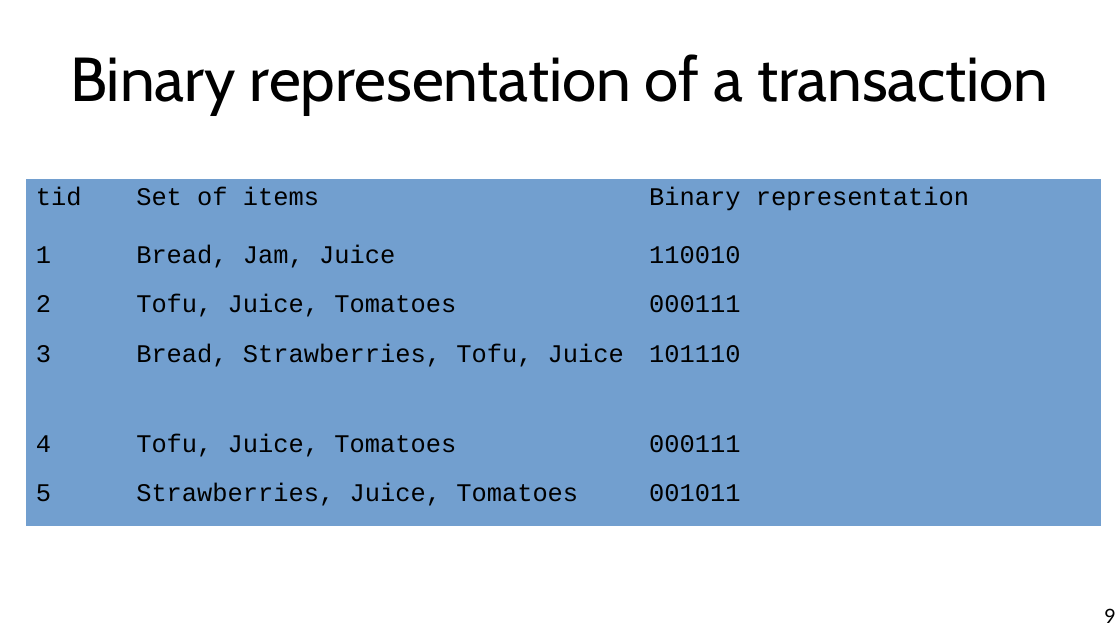
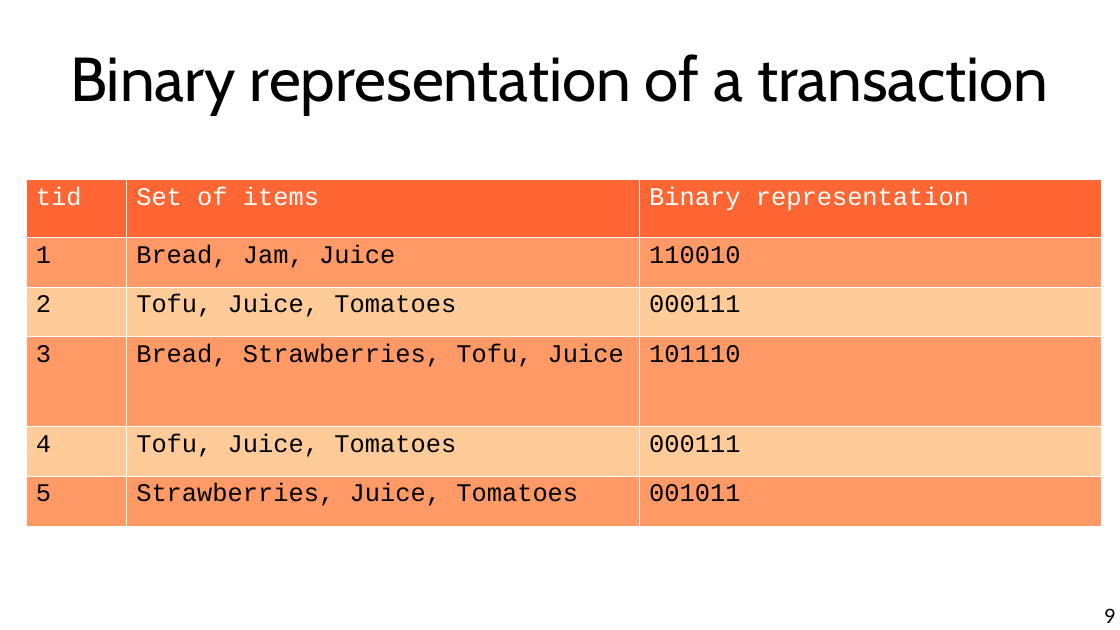
Before and after one commit to chatox/data-mining-course, a slide deck: slide 9 of theory/odp/tt11_itemsets.odp. Drawn at 1120x630 pixels with LibreOffice and Linux fonts; fonts in the diff are those of the drawing. Boxes give left, top, right and bottom in pixels: in the first picture for what was removed or moved away, otherwise in the second. Text is boxed around its words. In the diff, an @@ line names an element or a change of style, - is before the commit and + after.

```diff
--- a/theory/odp/tt11_itemsets.odp
+++ b/theory/odp/tt11_itemsets.odp
@@ table at box(25, 179, 1102, 525) @@
@@ fill #729FCF to #FF6633 in row 1 @@
@@ fill #729FCF to #FF9966 in 9 cells @@
@@ fill #729FCF to #FFCC99 in 6 cells @@
@@ text colour #000000 to #FFFFFF in "tid", "Set of items", "Binary representation" @@
@@ borders changed @@
```
Also in this commit, not shown: 9 other slides changed, 3 other files.
